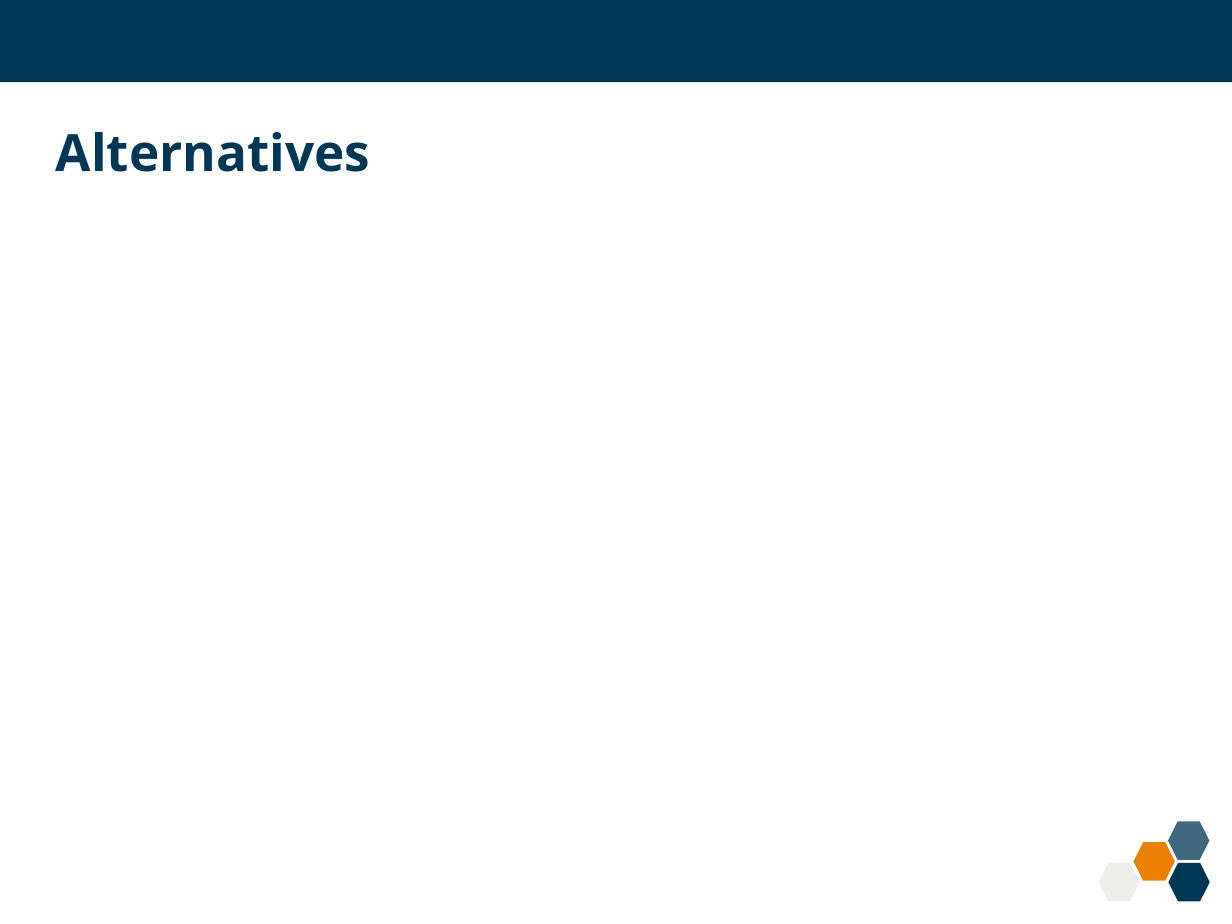
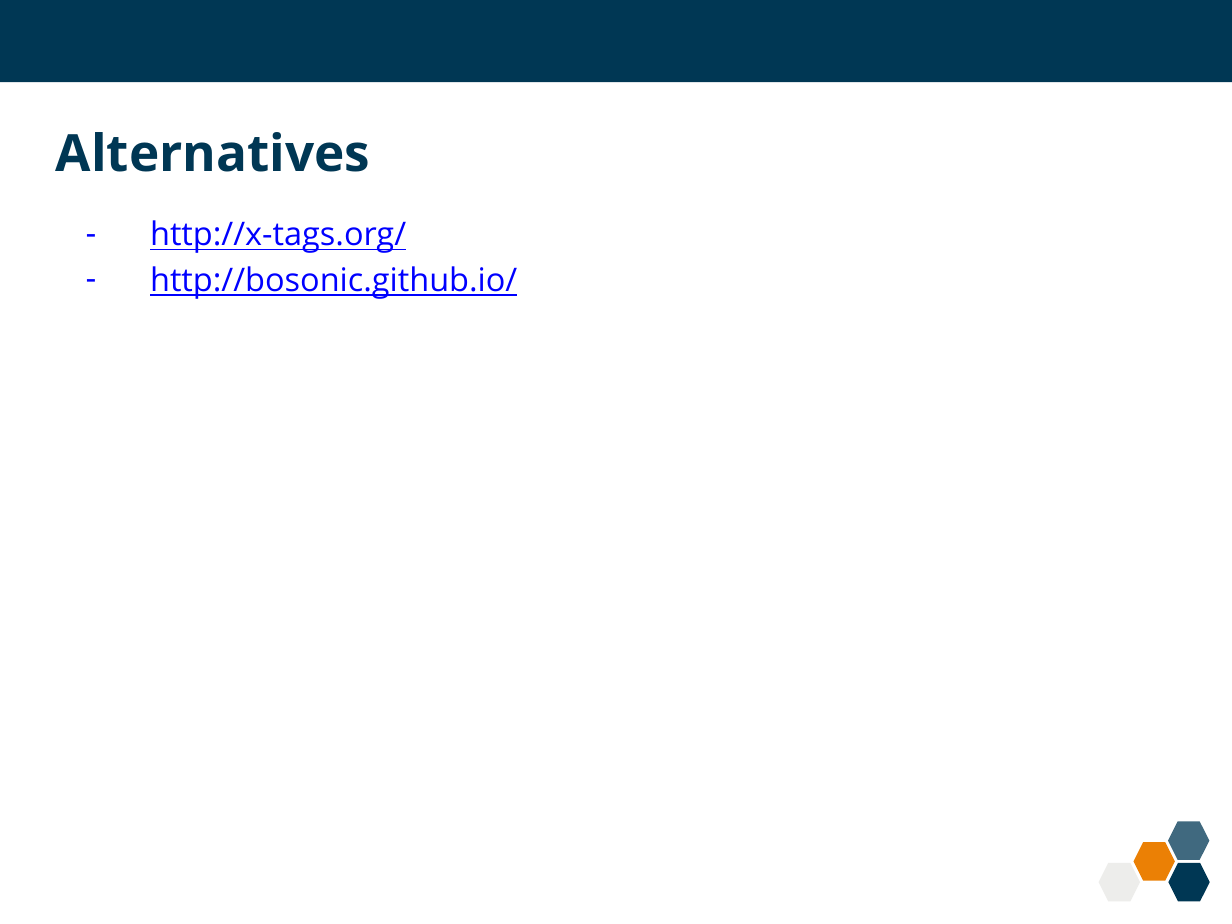
Before and after one commit to kashesandr/Public-Activities, a slide deck: slide 10 of 2015/summer-school/2/index.pptx. Drawn at 1232x924 pixels with LibreOffice and Linux fonts; fonts in the diff are those of the drawing; background and template pictures are left out. Boxes give left, top, right and bottom in pixels: in the first picture for what was removed or moved away, otherwise in the second. Text is boxed around its words. In the diff, an @@ line names an element or a change of style, - is before the commit and + after.

```diff
--- a/2015/summer-school/2/index.pptx
+++ b/2015/summer-school/2/index.pptx
@@ text added at [150, 220, 517, 299], 19 pt, text #0000FF, underline @@
+– http://x-tags.org/
+– http://bosonic.github.io/
```
Also in this commit, not shown: 2 other slides changed.
